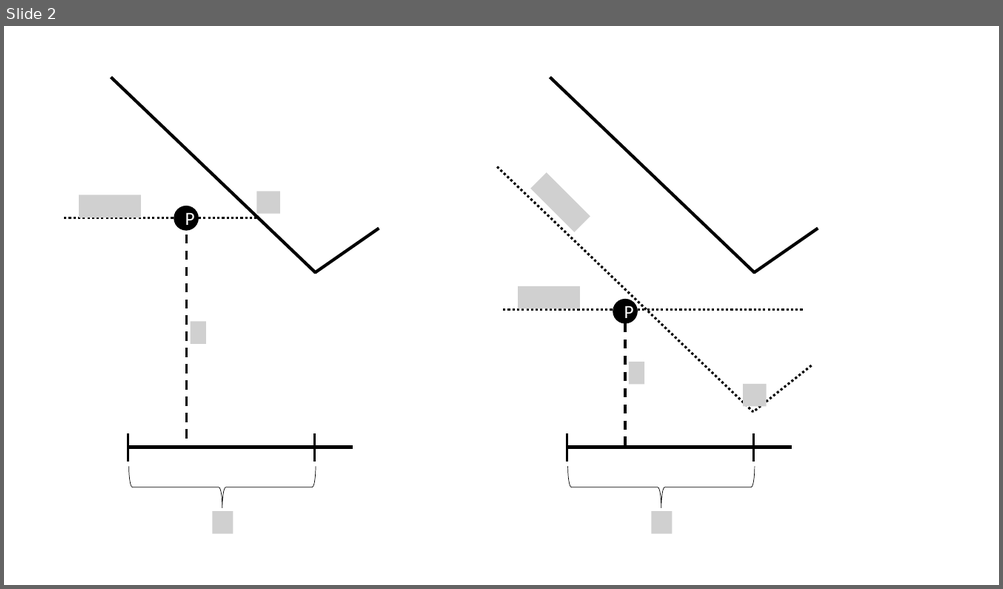
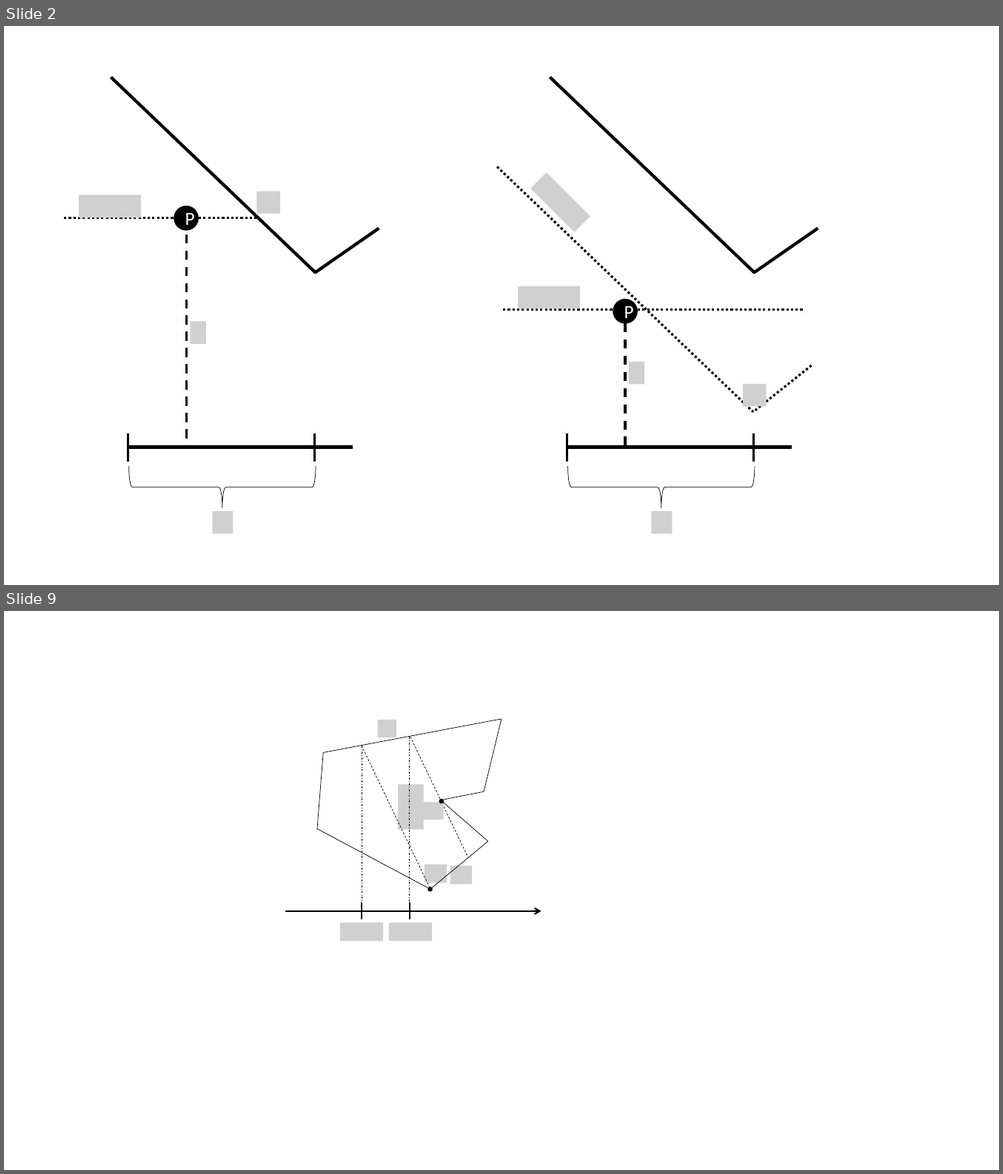
Before and after one commit to barakugav/FDML, a slide deck: figures.pptx. Shown one above the other, each under a label of ours: slide 2 before the commit, slides 2 and 9 after it; the slides between them are not shown. The pictures are 1003x589 and 1003x1174 pixels, drawn with LibreOffice and Linux fonts; fonts in the diff are those of the drawing; grey boxes stand for pictures; background and template pictures are left out. Boxes give left, top, right and bottom in pixels: in the first picture for what was removed or moved away, otherwise in the second. Text is boxed around its words. In the diff, an @@ line names an element or a change of style, - is before the commit and + after.

```diff
--- a/figures.pptx
+++ b/figures.pptx
@@ slide 9 added at <box>4,611,999,1170</box>, background #FFFFFF @@
@@ line added from (324, 753) to (501, 719), #000000 0.5 pt @@
@@ picture added at <box>378,720,396,738</box> @@
@@ line added from (484, 792) to (502, 718), #000000 0.5 pt @@
@@ line added from (409, 737) to (409, 911), #000000 0.5 pt dashed @@
@@ line added from (410, 737) to (468, 858), #000000 0.5 pt dashed @@
@@ line added from (324, 753) to (317, 829), #000000 0.5 pt @@
@@ line added from (361, 746) to (430, 889), #000000 0.5 pt dashed @@
@@ line added from (361, 746) to (361, 911), #000000 0.5 pt dashed @@
@@ picture added at <box>398,784,424,829</box> @@
@@ picture added at <box>421,802,444,820</box> @@
@@ ellipse added at <box>440,800,444,803</box>, fill #000000, outline #000000 1 pt @@
@@ line added from (441, 800) to (488, 842), #000000 0.5 pt @@
@@ line added from (441, 800) to (484, 792), #000000 0.5 pt @@
@@ line added from (317, 829) to (431, 889), #000000 0.5 pt @@
@@ line added from (430, 889) to (488, 842), #000000 0.5 pt @@
@@ picture added at <box>424,865,447,883</box> @@
@@ picture added at <box>450,866,472,885</box> @@
@@ ellipse added at <box>428,888,432,891</box>, fill #000000, outline #000000 1 pt @@
@@ arrow added from (285, 911) to (541, 911), #000000 1.5 pt @@
@@ line added from (361, 903) to (361, 919), #000000 1.5 pt @@
@@ line added from (409, 903) to (409, 919), #000000 1.5 pt @@
@@ picture added at <box>340,923,383,942</box> @@
@@ picture added at <box>389,923,432,942</box> @@
```
Also in this commit, not shown: 6 other slides added, 2 slides removed, 4 other files.
